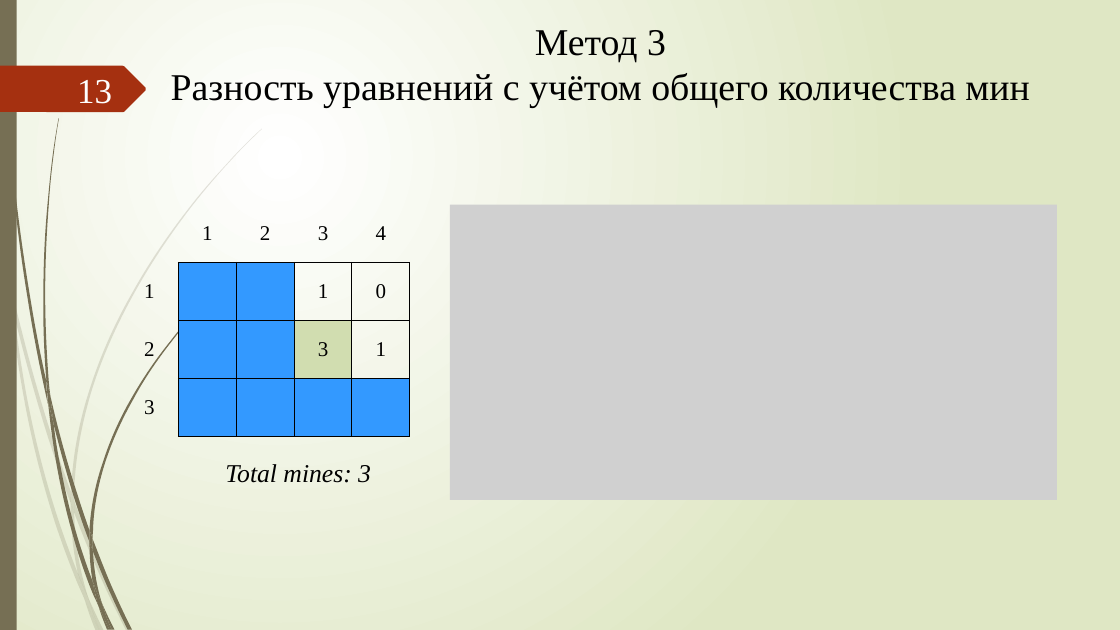
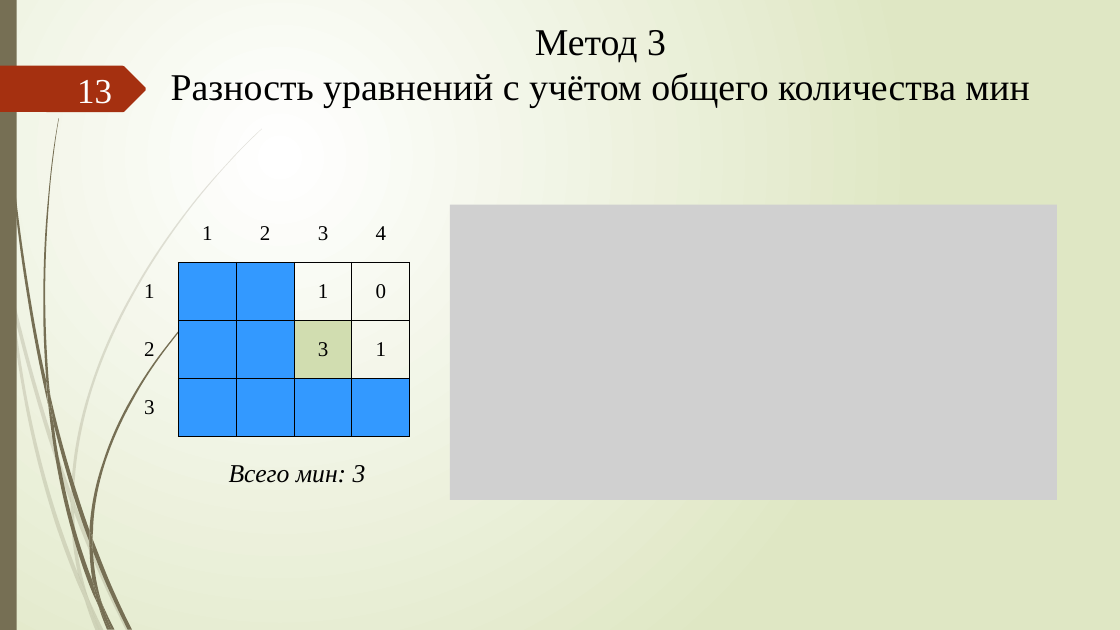
Before and after one commit to xex238/Diploma_2022, a slide deck: slide 13 of docs/Отчёты/ВКР/Новицкий_МПИ-20-4-2_ВКР_Презентация (v. 2.0).pptx. Drawn at 1120x630 pixels with LibreOffice and Linux fonts; fonts in the diff are those of the drawing; grey boxes stand for pictures. Boxes give left, top, right and bottom in pixels: in the first picture for what was removed or moved away, otherwise in the second. Text is boxed around its words. In the diff, an @@ line names an element or a change of style, - is before the commit and + after.

```diff
--- a/docs/Отчёты/ВКР/Новицкий_МПИ-20-4-2_ВКР_Презентация (v. 2.0).pptx
+++ b/docs/Отчёты/ВКР/Новицкий_МПИ-20-4-2_ВКР_Презентация (v. 2.0).pptx
@@ text at <box>229,465,366,483</box>: text changed @@
-Total mines: 3
+Всего мин: 3
```
Also in this commit, not shown: 8 other slides changed, 1 slide added, 1 slide removed, 14 other files.
